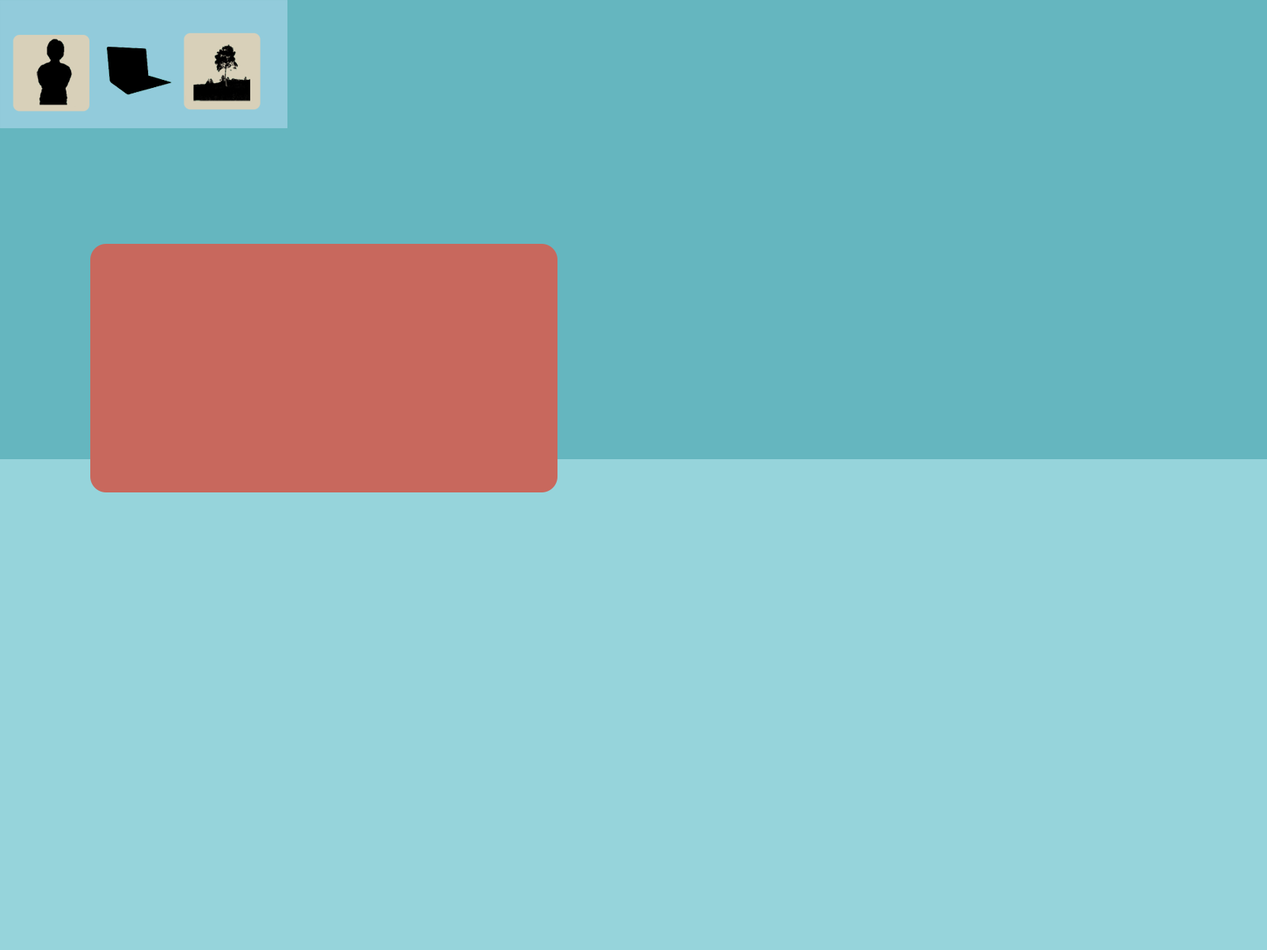
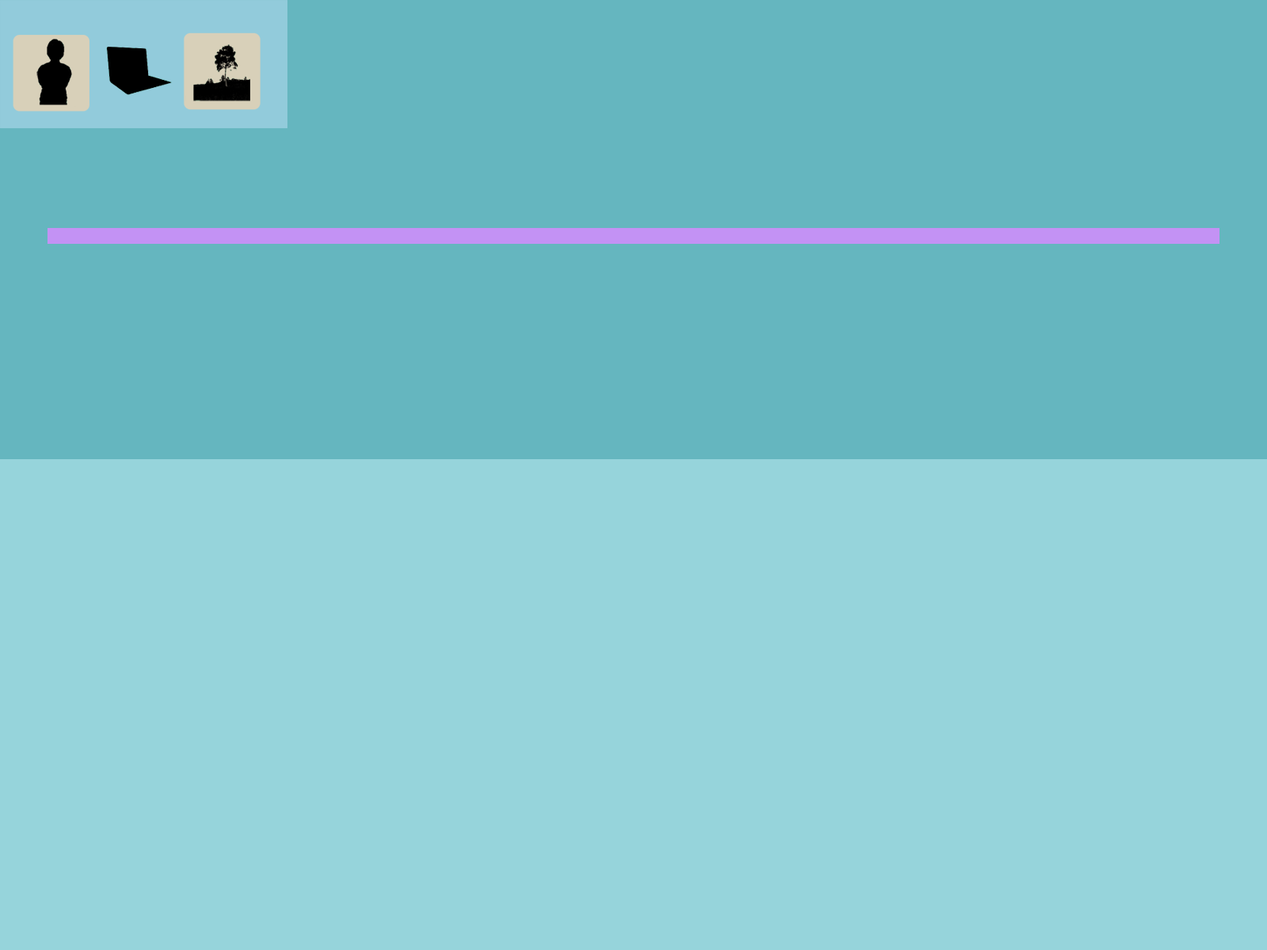
Layers edited between the first and the second w=1267, h=950 image:
removed layer "Rounded Rectangle 3" over [90, 243, 558, 493]
added layer "Rectangle 1" above "Layer 1 copy 2" over [47, 228, 1220, 244]
